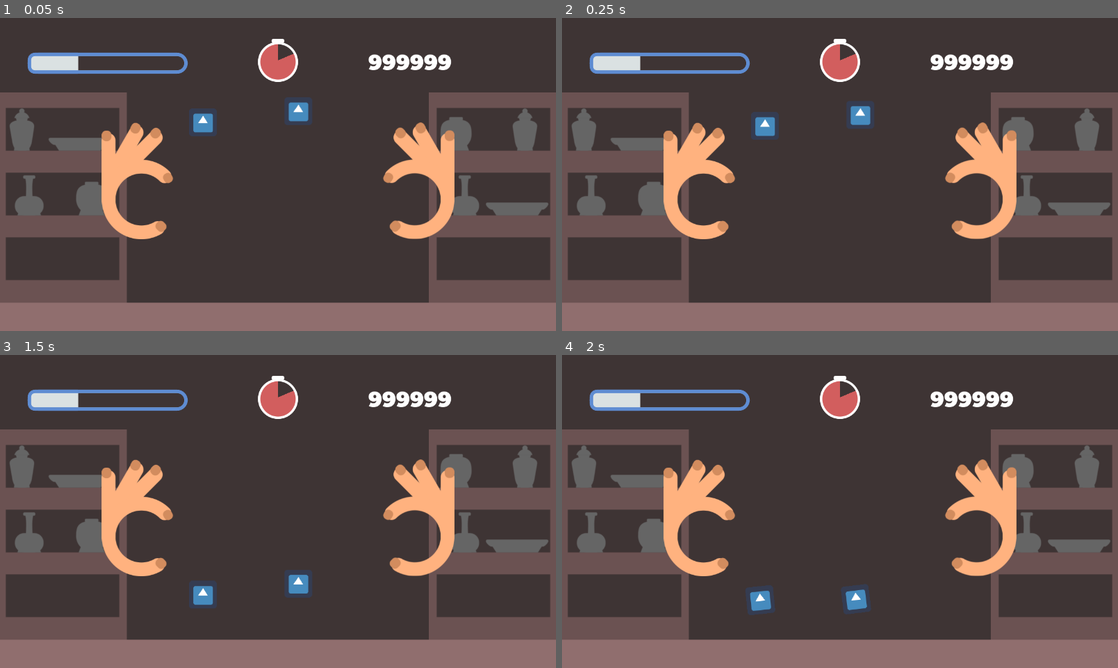
Above: before the commit, frames 1-4 (two rows, left to right).
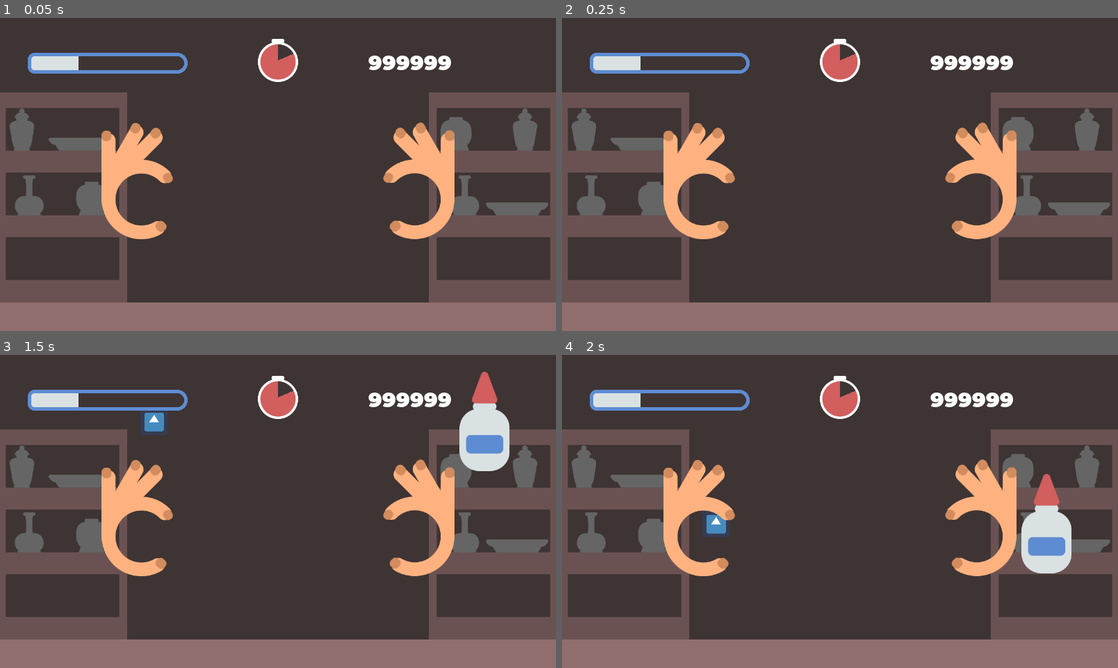
Above: after the commit, the same moments.

Repository: williamd1k0/untitled-glue-game
Game: Godot game, scene res://devel/TestGrab.tscn
Same seed, same stepped clock (60 frames per second), same inputs: the game is played once before the commit and once after it. The project has no main scene, so this scene is started directly. The engine's default icon, where the game draws it, is replaced by a stand-in: a white triangle on a blue panel in a dark square.
Inputs:
- Up to frame 1 (0.05 s): no input
- Up to frame 2 (0.25 s): no input
- Up to frame 3 (1.5 s): no input
- Up to frame 4 (2 s): no input

The runs differ from the first frame. In frame 1, 1.2% of the frame differs, in the area x 4-82%, y 8-92%; in frame 2, 1.2%; in frame 3, 3.6%, in the area x 4-92%, y 5-92%; in frame 4, 3.6%.

Commit message:
Add Glue

Diff:
--- a/devel/TestGrab.tscn
+++ b/devel/TestGrab.tscn
@@ -1,9 +1,10 @@
-[gd_scene load_steps=6 format=2]
+[gd_scene load_steps=7 format=2]
 
 [ext_resource path="res://game/gameplay/Hands.tscn" type="PackedScene" id=1]
 [ext_resource path="res://game/gameplay/GrabItem.tscn" type="PackedScene" id=2]
 [ext_resource path="res://game/areas/Background.tscn" type="PackedScene" id=3]
 [ext_resource path="res://game/interface/Interface.tscn" type="PackedScene" id=4]
+[ext_resource path="res://game/gameplay/grab-items/Glue.tscn" type="PackedScene" id=5]
 
 [sub_resource type="RectangleShape2D" id=1]
 extents = Vector2( 640, 32.0001 )
@@ -19,11 +20,11 @@
 
 [node name="Background" parent="GameLayer" instance=ExtResource( 3 )]
 
+[node name="Glue" parent="GameLayer" instance=ExtResource( 5 )]
+position = Vector2( 1115.66, -159.002 )
+
 [node name="GrabItem" parent="GameLayer" instance=ExtResource( 2 )]
-position = Vector2( 686.608, 214.218 )
-
-[node name="GrabItem2" parent="GameLayer" instance=ExtResource( 2 )]
-position = Vector2( 467.164, 239.818 )
+position = Vector2( 354.444, -159.002 )
 
 [node name="Hands" parent="GameLayer" instance=ExtResource( 1 )]
 
--- a/game/gameplay/GrabItem.gd
+++ b/game/gameplay/GrabItem.gd
@@ -10,17 +10,16 @@
 	pass # Replace with function body.
 
 func _physics_process(delta):
-	translate(Vector2(0, 0))
+	#translate(Vector2(0, 0))
 	pass
 
 func _integrate_forces(state):
 	if grabbed != null:
 		state.transform = grabbed.global_transform
-		print(grabbed.global_transform)
 
 func grab(hand):
-	collision_mask = 0
-	collision_layer = 0
+	#collision_mask = 0
+	#collision_layer = 0
 	gravity_scale = 0
 	grabbed = hand
 	rotation = 0
@@ -28,7 +27,7 @@
 
 func release():
 	grabbed = null
-	collision_mask = 1
-	collision_layer = 1
+	#collision_mask = 1
+	#collision_layer = 1
 	gravity_scale = 1
 	$Animator.play("idle")
--- a/game/gameplay/GrabItem.tscn
+++ b/game/gameplay/GrabItem.tscn
@@ -6,10 +6,18 @@
 [sub_resource type="PhysicsMaterial" id=1]
 bounce = 0.05
 
-[sub_resource type="CircleShape2D" id=2]
-radius = 43.6228
+[sub_resource type="SpriteFrames" id=2]
+animations = [ {
+"frames": [ ExtResource( 1 ) ],
+"loop": true,
+"name": "default",
+"speed": 5.0
+} ]
 
-[sub_resource type="Animation" id=3]
+[sub_resource type="RectangleShape2D" id=6]
+extents = Vector2( 31.5905, 31.6033 )
+
+[sub_resource type="Animation" id=4]
 tracks/0/type = "value"
 tracks/0/path = NodePath("Sprite:scale")
 tracks/0/interp = 1
@@ -42,17 +50,15 @@
 can_sleep = false
 script = ExtResource( 2 )
 
-[node name="Sprite" type="Sprite" parent="."]
-scale = Vector2( 1, 0.8 )
-texture = ExtResource( 1 )
+[node name="Sprite" type="AnimatedSprite" parent="."]
+frames = SubResource( 2 )
 
 [node name="CollisionShape2D" type="CollisionShape2D" parent="."]
-shape = SubResource( 2 )
+shape = SubResource( 6 )
 
 [node name="CollisionPolygon2D" type="CollisionPolygon2D" parent="."]
-polygon = PoolVector2Array( -57.1249, -112.113, 52.0189, 50.7883, 32.4708, 91.5137, 16.1807, 24.7241, -123.914, 80.1106, -114.955, -58.3555 )
 
 [node name="Animator" type="AnimationPlayer" parent="."]
 autoplay = "idle"
-anims/grab = SubResource( 3 )
-anims/idle = SubResource( 4 )
+anims/grab = SubResource( 4 )
+anims/idle = SubResource( 5 )
--- /dev/null
+++ b/game/gameplay/grab-items/Glue.tscn
@@ -0,0 +1,140 @@
+[gd_scene load_steps=6 format=2]
+
+[ext_resource path="res://game/gameplay/GrabItem.tscn" type="PackedScene" id=1]
+[ext_resource path="res://game/gameplay/grab-items/glue.tres" type="SpriteFrames" id=2]
+[ext_resource path="res://assets/textures/clue-particle.png" type="Texture" id=3]
+
+[sub_resource type="Animation" id=2]
+tracks/0/type = "value"
+tracks/0/path = NodePath("Sprite:scale")
+tracks/0/interp = 1
+tracks/0/loop_wrap = true
+tracks/0/imported = false
+tracks/0/enabled = true
+tracks/0/keys = {
+"times": PoolRealArray( 0.5 ),
+"transitions": PoolRealArray( 1 ),
+"update": 0,
+"values": [ Vector2( 1, 1 ) ]
+}
+tracks/1/type = "value"
+tracks/1/path = NodePath("Sprite:rotation_degrees")
+tracks/1/interp = 1
+tracks/1/loop_wrap = true
+tracks/1/imported = false
+tracks/1/enabled = true
+tracks/1/keys = {
+"times": PoolRealArray( 0.5 ),
+"transitions": PoolRealArray( 1 ),
+"update": 0,
+"values": [ -180.0 ]
+}
+tracks/2/type = "value"
+tracks/2/path = NodePath("Sprite:animation")
+tracks/2/interp = 1
+tracks/2/loop_wrap = true
+tracks/2/imported = false
+tracks/2/enabled = true
+tracks/2/keys = {
+"times": PoolRealArray( 0 ),
+"transitions": PoolRealArray( 1 ),
+"update": 1,
+"values": [ "grab" ]
+}
+tracks/3/type = "value"
+tracks/3/path = NodePath("Sprite/CPUParticles2D:emitting")
+tracks/3/interp = 1
+tracks/3/loop_wrap = true
+tracks/3/imported = false
+tracks/3/enabled = true
+tracks/3/keys = {
+"times": PoolRealArray( 0 ),
+"transitions": PoolRealArray( 1 ),
+"update": 1,
+"values": [ true ]
+}
+
+[sub_resource type="Animation" id=3]
+tracks/0/type = "value"
+tracks/0/path = NodePath("Sprite:scale")
+tracks/0/interp = 1
+tracks/0/loop_wrap = true
+tracks/0/imported = false
+tracks/0/enabled = true
+tracks/0/keys = {
+"times": PoolRealArray( 0 ),
+"transitions": PoolRealArray( 1 ),
+"update": 0,
+"values": [ Vector2( 1, 1 ) ]
+}
+tracks/1/type = "value"
+tracks/1/path = NodePath("Sprite:rotation_degrees")
+tracks/1/interp = 1
+tracks/1/loop_wrap = true
+tracks/1/imported = false
+tracks/1/enabled = true
+tracks/1/keys = {
+"times": PoolRealArray( 0 ),
+"transitions": PoolRealArray( 1 ),
+"update": 0,
+"values": [ 0.0 ]
+}
+tracks/2/type = "value"
+tracks/2/path = NodePath("Sprite:animation")
+tracks/2/interp = 1
+tracks/2/loop_wrap = true
+tracks/2/imported = false
+tracks/2/enabled = true
+tracks/2/keys = {
+"times": PoolRealArray( 0 ),
+"transitions": PoolRealArray( 1 ),
+"update": 1,
+"values": [ "idle" ]
+}
+tracks/3/type = "value"
+tracks/3/path = NodePath("Sprite/CPUParticles2D:emitting")
+tracks/3/interp = 1
+tracks/3/loop_wrap = true
+tracks/3/imported = false
+tracks/3/enabled = true
+tracks/3/keys = {
+"times": PoolRealArray( 0 ),
+"transitions": PoolRealArray( 1 ),
+"update": 1,
+"values": [ false ]
+}
+
+[node name="Glue" instance=ExtResource( 1 )]
+
+[node name="Sprite" parent="." index="0"]
+scale = Vector2( 1, 1 )
+frames = ExtResource( 2 )
+animation = "idle"
+
+[node name="CPUParticles2D" type="CPUParticles2D" parent="Sprite" index="0"]
+show_behind_parent = true
+position = Vector2( -4.37113e-07, -113 )
+emitting = false
+amount = 250
+lifetime = 3.0
+explosiveness = 0.14
+local_coords = false
+texture = ExtResource( 3 )
+spread = 0.0
+initial_velocity_random = 1.0
+linear_accel = 100.0
+linear_accel_random = 0.68
+tangential_accel = 2.94
+tangential_accel_random = 1.0
+scale_amount = 1.2
+scale_amount_random = 0.78
+
+[node name="CollisionShape2D" parent="." index="1"]
+shape = null
+
+[node name="CollisionPolygon2D" parent="." index="2"]
+polygon = PoolVector2Array( 6.64089, -111.777, 0.660294, -115.194, -5.74749, -111.634, -29.5871, -50.6404, -31.8513, -31.0181, -59.0206, -11.7731, -57.8885, 98.7909, -39.1076, 114.314, 40.9776, 114.64, 58.7132, 96.1494, 57.734, -13.0533, 33.0533, -29.886, 31.5438, -47.9989 )
+
+[node name="Animator" parent="." index="3"]
+anims/grab = SubResource( 2 )
+anims/idle = SubResource( 3 )
--- /dev/null
+++ b/game/gameplay/grab-items/glue.tres
@@ -0,0 +1,17 @@
+[gd_resource type="SpriteFrames" load_steps=3 format=2]
+
+[ext_resource path="res://assets/textures/clue-pressed.png" type="Texture" id=1]
+[ext_resource path="res://assets/textures/clue.png" type="Texture" id=2]
+
+[resource]
+animations = [ {
+"frames": [ ExtResource( 2 ) ],
+"loop": false,
+"name": "idle",
+"speed": 5.0
+}, {
+"frames": [ ExtResource( 1 ) ],
+"loop": true,
+"name": "grab",
+"speed": 5.0
+} ]
--- a/project.godot
+++ b/project.godot
@@ -33,6 +33,8 @@
 
 window/size/width=1280
 window/size/height=720
+window/stretch/mode="2d"
+window/stretch/aspect="keep"
 
 [physics]
 
Binary file added: assets/textures/clue-particle.png
Not shown, added: assets/textures/clue-particle.png.import
Not shown: 2 places in game/gameplay/GrabItem.tscn that only renumber resources
